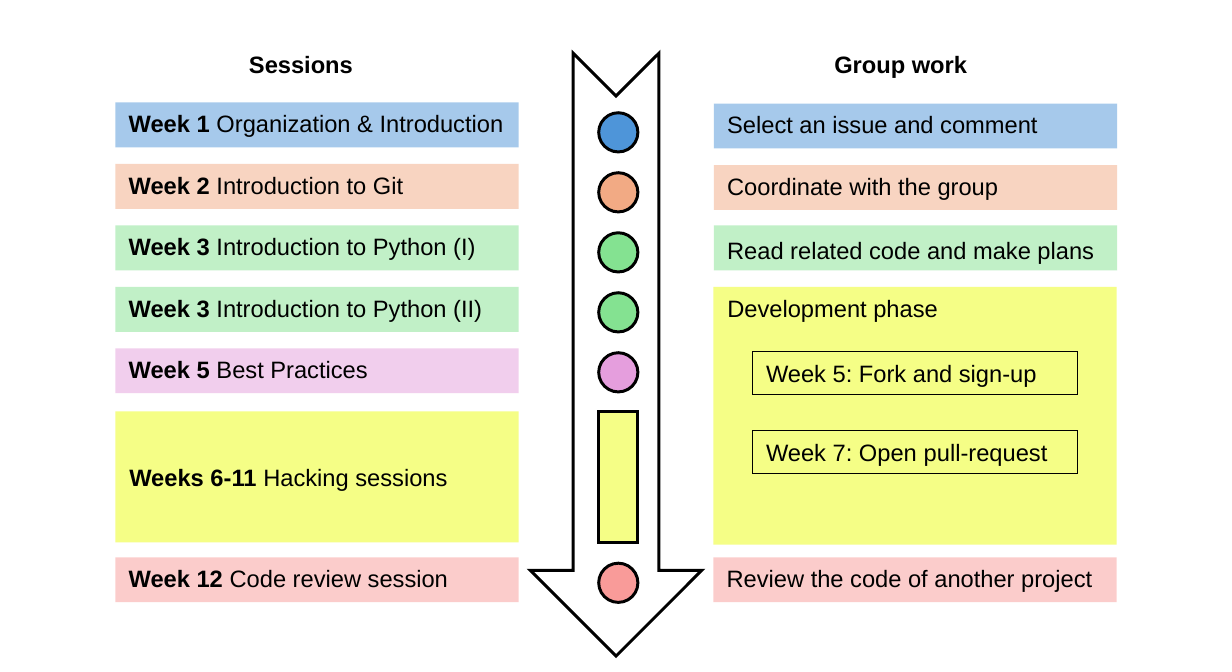
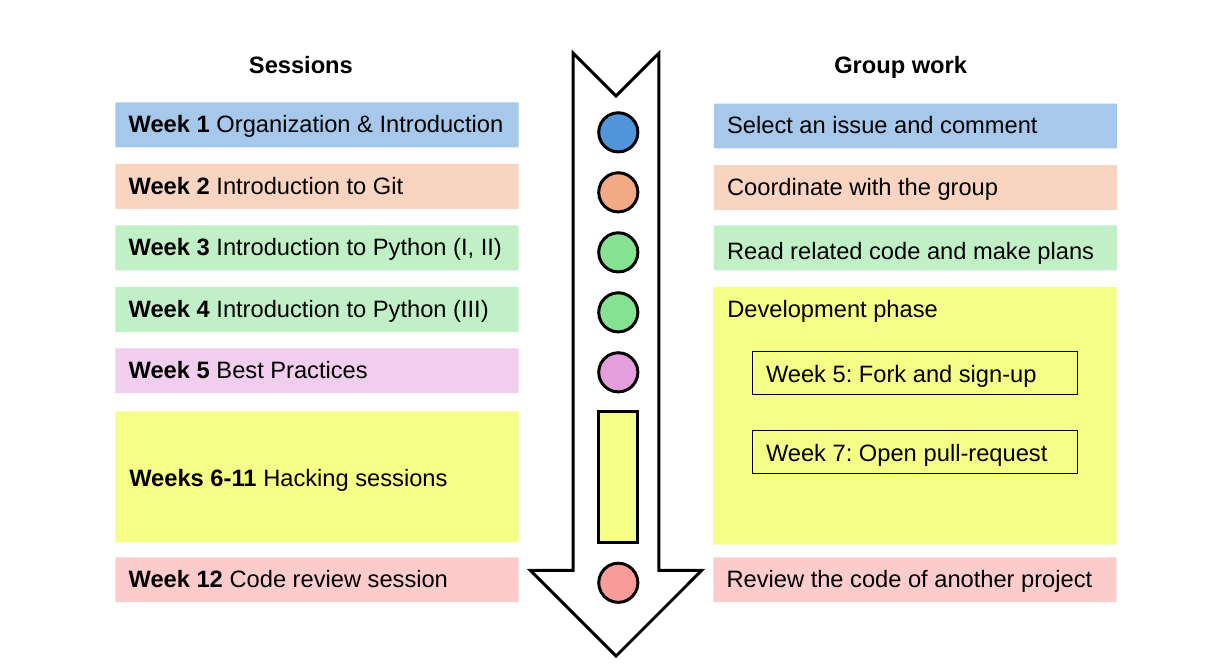
Before and after one commit to digital-work-lab/open-source-project, a slide deck: slide 1 of paper/figures/agenda.pptx. Drawn at 1232x672 pixels with LibreOffice and Linux fonts; fonts in the diff are those of the drawing. Boxes give left, top, right and bottom in pixels: in the first picture for what was removed or moved away, otherwise in the second. Text is boxed around its words. In the diff, an @@ line names an element or a change of style, - is before the commit and + after.

```diff
--- a/paper/figures/agenda.pptx
+++ b/paper/figures/agenda.pptx
@@ text in freeform shape at box(129, 237, 502, 260): text changed @@
-Week 3 Introduction to Python (I)
+Week 3 Introduction to Python (I, II)
@@ text in freeform shape at box(129, 299, 488, 322): text changed @@
-Week 3 Introduction to Python (II)
+Week 4 Introduction to Python (III)
```
Also in this commit, not shown: 6 other files.
